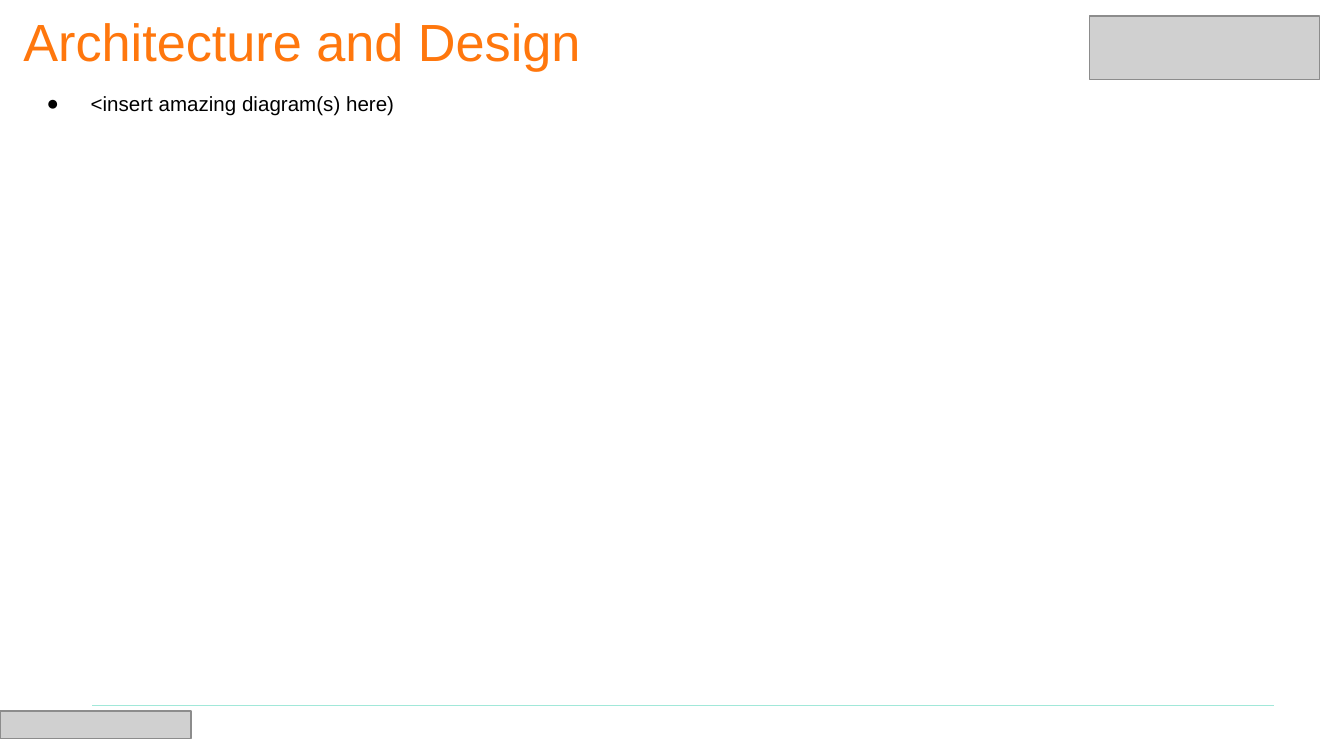
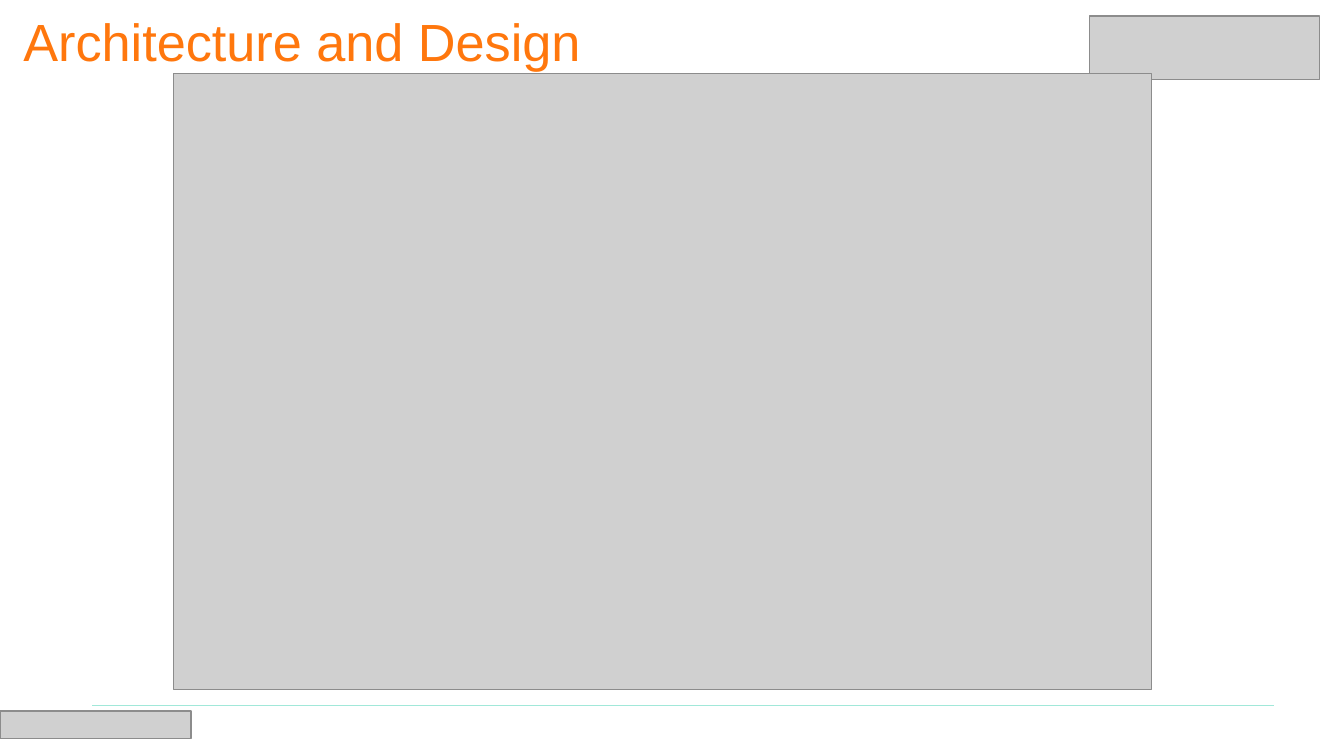
Before and after one commit to kbriggzi/Team1, a slide deck: slide 5 of BAH CE Team Presentation Template.pptx. Drawn at 1344x756 pixels with LibreOffice and Linux fonts; fonts in the diff are those of the drawing; grey boxes stand for pictures. Boxes give left, top, right and bottom in pixels: in the first picture for what was removed or moved away, otherwise in the second. Text is boxed around its words. In the diff, an @@ line names an element or a change of style, - is before the commit and + after.

```diff
--- a/BAH CE Team Presentation Template.pptx
+++ b/BAH CE Team Presentation Template.pptx
@@ picture added at box(173, 74, 1152, 689) @@
@@ text removed at box(91, 96, 394, 116) @@
-● <insert amazing diagram(s) here)
```
Also in this commit, not shown: 4 other slides changed, 1 slide added, 1 slide removed.
